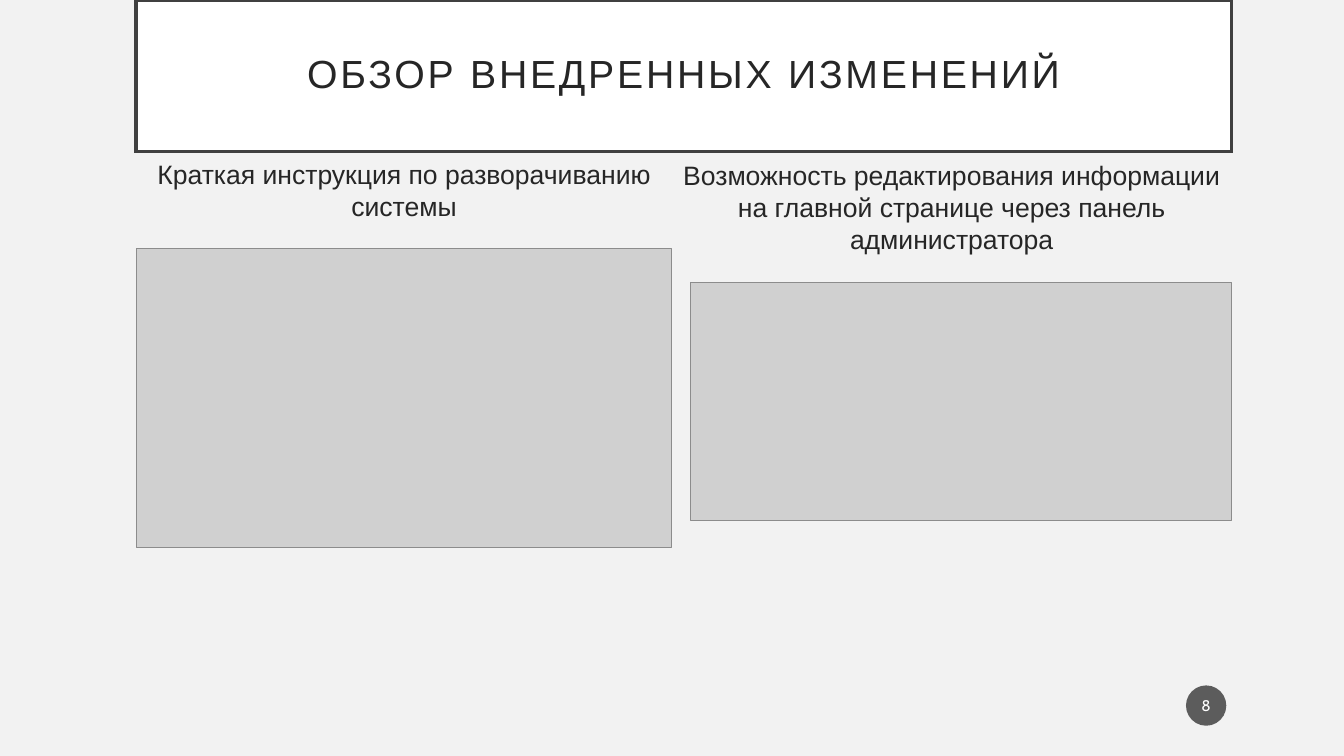
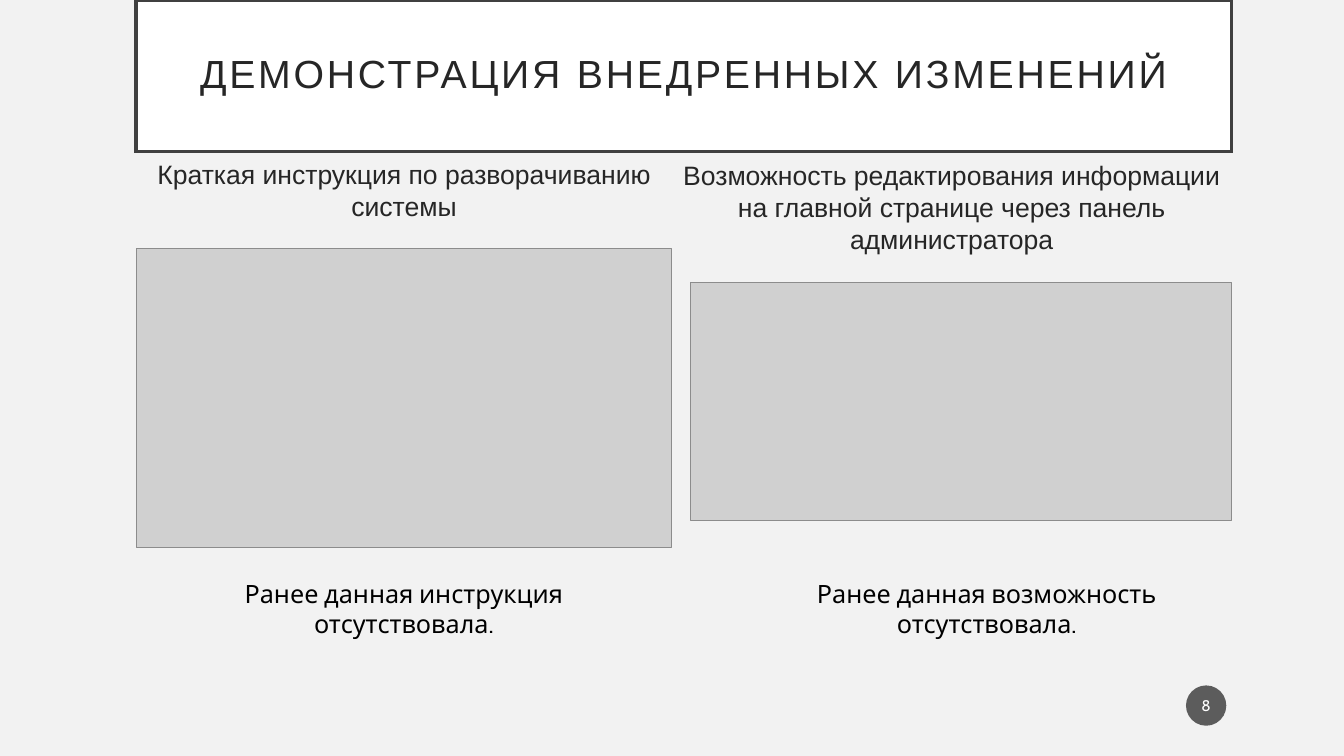
Before and after one commit to PolMarzia/diplom, a slide deck: slide 8 of Prez.pptx. Drawn at 1344x756 pixels with LibreOffice and Linux fonts; fonts in the diff are those of the drawing; grey boxes stand for pictures. Boxes give left, top, right and bottom in pixels: in the first picture for what was removed or moved away, otherwise in the second. Text is boxed around its words. In the diff, an @@ line names an element or a change of style, - is before the commit and + after.

```diff
--- a/Prez.pptx
+++ b/Prez.pptx
@@ title at (200, 57, 1167, 96): text changed @@
-ОБЗОР ВНЕДРЕННЫХ ИЗМЕНЕНИЙ
+ДЕМОНСТРАЦИЯ ВНЕДРЕННЫХ ИЗМЕНЕНИЙ
@@ text added at (245, 585, 563, 639), 18 pt, text #000000 @@
+Ранее данная инструкция отсутствовала.
@@ text added at (817, 585, 1156, 639), 18 pt, text #000000 @@
+Ранее данная возможность отсутствовала.
```
Also in this commit, not shown: 9 other slides changed, 2 slides removed, 7 other files.
